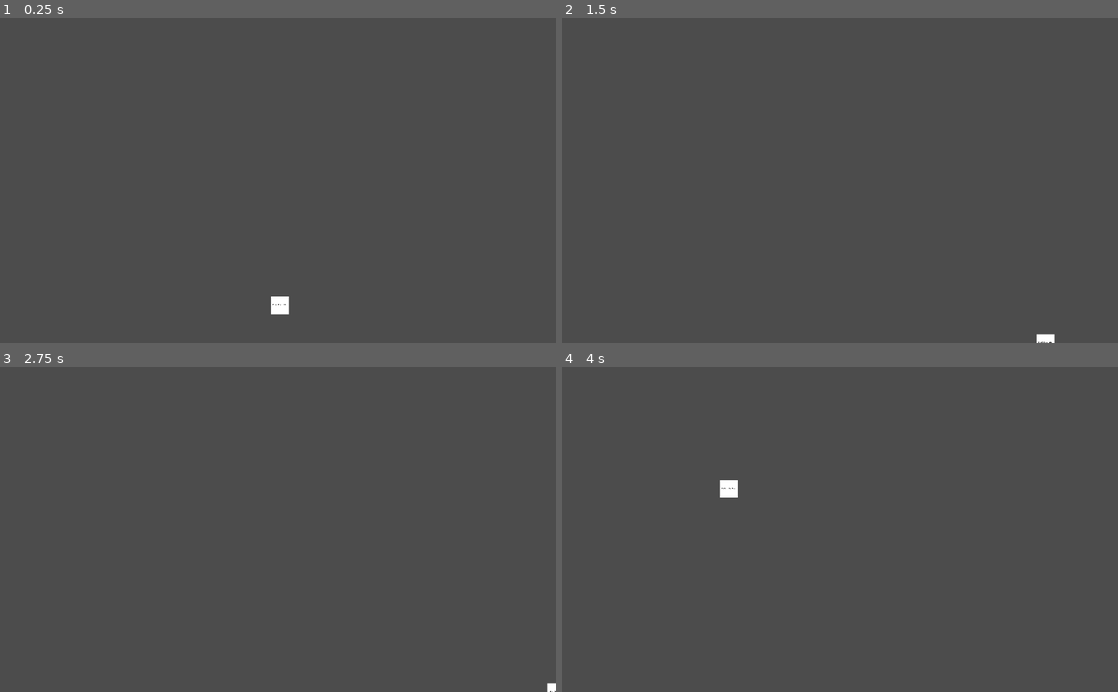
Above: before the commit, frames 1-4 (two rows, left to right).
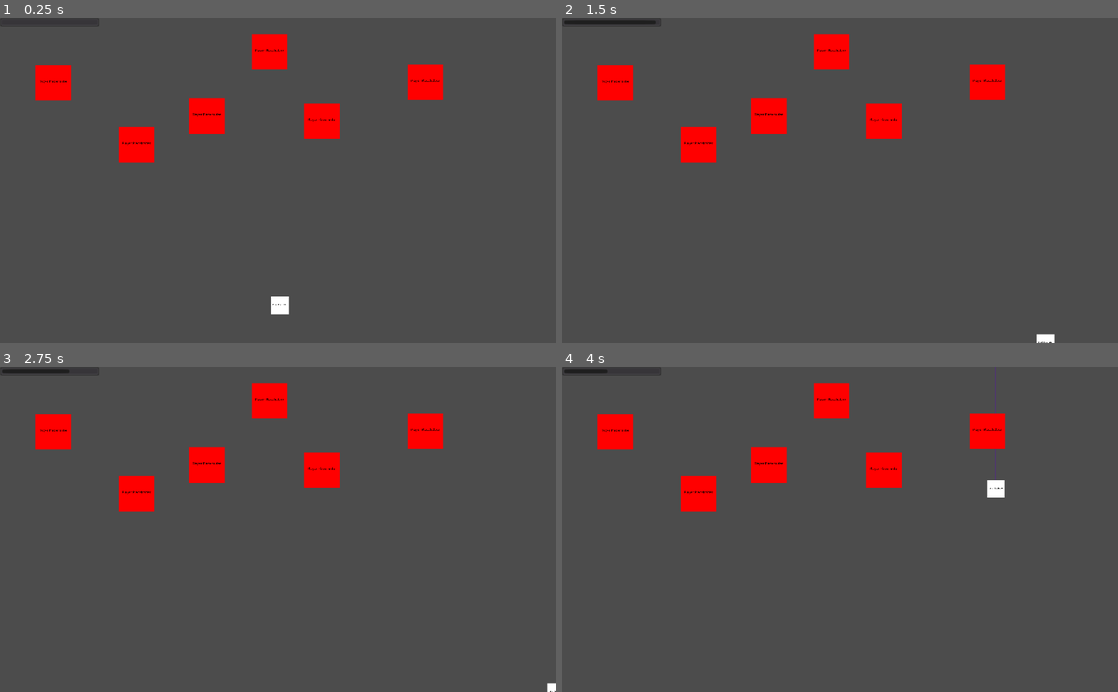
Above: after the commit, the same moments.

Repository: turtlewit/conner-space
Game: Godot game, scene res://scene.tscn
Same seed, same stepped clock (60 frames per second), same inputs: the game is played once before the commit and once after it.
Inputs:
- Up to frame 1 (0.25 s): no input
- Up to frame 2 (1.5 s): tap Enter at 0.5 s; hold D (MoveRight) 0.53-1.28 s; hold Space (Fire) 0.53-1.28 s; hold S (MoveDown) from 1.28 s (still down); tap Shift (Ability_Dodge) at 1.35 s
- Up to frame 3 (2.75 s): tap Space (Fire) at 1.55, 2 s; release S (MoveDown) at 2.03 s; hold D (MoveRight) from 2.03 s (still down); hold Space (Fire) from 2.03 s (still down)
- Up to frame 4 (4 s): tap Enter at 2.75 s; release D (MoveRight) at 2.78 s; release Space (Fire) at 2.78 s; hold W (MoveUp) 2.78-3.53 s; tap Space (Fire) at 2.85 s; hold A (MoveLeft) from 3.53 s (still down); hold Space (Fire) from 3.53 s (still down); tap Shift (Ability_Dodge) at 3.6 s

The runs differ from the first frame. In frame 1, 4.3% of the frame differs, in the area x 0-80%, y 0-45%; in frame 2, 4.6%; in frame 3, 4.5%; in frame 4, 4.8%.

Commit message:
Enemies and laser

Diff:
--- /dev/null
+++ b/Enemy.gd
@@ -0,0 +1,26 @@
+extends Area2D
+
+# class member variables go here, for example:
+# var a = 2
+# var b = "textvar"
+
+export var health = 0.0
+export var speed = 0
+
+func _ready():
+	# Called every time the node is added to the scene.
+	# Initialization here
+	pass
+
+#func _process(delta):
+#	# Called every frame. Delta is time since last frame.
+#	# Update game logic here.
+#	pass
+
+func on_hit(damage):
+	health -= damage
+	if health <=0:
+		die()
+
+func die():
+	queue_free()
--- a/Player.gd
+++ b/Player.gd
@@ -15,13 +15,20 @@
 export var dodge_length = 0
 
 var ability_dodge_cooldown = 0
+export var ability_dodge_cooldown_time = 0
+var ability_dodge_cooldown_bar
 
+var draw_schut_line = false
+export var draw_schut_line_time = .1
+var draw_schut_line_time_current = 0
 
 func _ready():
 	# Called every time the node is added to the scene.
 	# Initialization here
 	screen_width = get_viewport_rect().size.x
 	screen_height = get_viewport_rect().size.y
+
+	ability_dodge_cooldown_bar = get_node("/root/scene/CanvasLayer/AbilityDodgeBar")
 
 func _process(delta):
 	# Called every frame. Delta is time since last frame.
@@ -42,9 +49,9 @@
 	if Input.is_action_pressed("MoveDown"):
 		direction.up = -1.0
 
-	print(AbilityDodgeCheck())
 	if (direction.up != 0 or direction.right !=0) and AbilityDodgeCheck():
 		next_position += Vector2(direction.right, -direction.up) * dodge_length
+		ability_dodge_cooldown = ability_dodge_cooldown_time
 	else:
 		next_position += Vector2(direction.right, -direction.up) * speed * delta
 
@@ -63,6 +70,37 @@
 	else:
 		global_transform.origin.y = 0
 
+	if ability_dodge_cooldown >= 0:
+
+		ability_dodge_cooldown -= 1.0 * delta
+		ability_dodge_cooldown_bar.value = ability_dodge_cooldown / ability_dodge_cooldown_time * 100
+
+
+	if draw_schut_line:
+		update()
+	draw_schut_line = false
+	if Input.is_action_pressed("Fire"):
+		Shoot(delta)
+
+func _draw():
+	if draw_schut_line:
+		var from = Vector2(0, 0)
+		var to = Vector2(0, -screen_height)
+		draw_line(from, to, Color(randf(), randf(), randf()))
+
+func Shoot(delta):
+	var from = global_transform.origin
+	var to = Vector2(global_transform.origin.x, 0)
+	var space_state = get_world_2d().get_direct_space_state()
+
+	draw_schut_line = true
+	draw_schut_line_time_current = draw_schut_line_time
+
+	var result = space_state.intersect_ray(from, to, [self])
+	if not result.empty():
+		print(result.collider.name)
+		if "Enemy" in result.collider.name:
+			result.collider.on_hit(1 * delta)
 
 func AbilityDodgeCheck():
 	return Input.is_action_just_pressed("Ability_Dodge") and ability_dodge_cooldown <= 0
--- /dev/null
+++ b/Prefabs/Enemy.tscn
@@ -0,0 +1,30 @@
+[gd_scene load_steps=3 format=2]
+
+[ext_resource path="res://Art/p_player.png" type="Texture" id=1]
+
+[sub_resource type="RectangleShape2D" id=1]
+
+custom_solver_bias = 0.0
+extents = Vector2( 32, 32 )
+
+[node name="Enemy" type="Area2D"]
+
+input_pickable = true
+gravity_vec = Vector2( 0, 1 )
+gravity = 98.0
+linear_damp = 0.1
+angular_damp = 1.0
+audio_bus_override = false
+audio_bus_name = "Master"
+
+[node name="CollisionShape2D" type="CollisionShape2D" parent="." index="0"]
+
+shape = SubResource( 1 )
+_sections_unfolded = [ "Transform" ]
+
+[node name="Sprite" type="Sprite" parent="." index="1"]
+
+modulate = Color( 1, 0, 0, 1 )
+scale = Vector2( 0.064, 0.064 )
+texture = ExtResource( 1 )
+_sections_unfolded = [ "Material", "Transform", "Visibility" ]
--- a/scene.tscn
+++ b/scene.tscn
@@ -1,7 +1,9 @@
-[gd_scene load_steps=4 format=2]
+[gd_scene load_steps=6 format=2]
 
 [ext_resource path="res://Player.gd" type="Script" id=1]
 [ext_resource path="res://Art/p_player.png" type="Texture" id=2]
+[ext_resource path="res://Prefabs/Enemy.tscn" type="PackedScene" id=3]
+[ext_resource path="res://Enemy.gd" type="Script" id=4]
 
 [sub_resource type="RectangleShape2D" id=1]
 
@@ -48,6 +50,8 @@
 script = ExtResource( 1 )
 speed = 500
 dodge_length = 500
+ability_dodge_cooldown_time = 5
+draw_schut_line_time = 0.1
 
 [node name="CollisionShape2D" type="CollisionShape2D" parent="Camera2D/Area2D" index="0"]
 
@@ -59,3 +63,79 @@
 scale = Vector2( 0.032, 0.032 )
 texture = ExtResource( 2 )
 _sections_unfolded = [ "Transform" ]
+
+[node name="CanvasLayer" type="CanvasLayer" parent="." index="1"]
+
+layer = 1
+offset = Vector2( 0, 0 )
+rotation = 0.0
+scale = Vector2( 1, 1 )
+transform = Transform2D( 1, 0, 0, 1, 0, 0 )
+
+[node name="AbilityDodgeBar" type="ProgressBar" parent="CanvasLayer" index="0"]
+
+anchor_left = 0.0
+anchor_top = 0.0
+anchor_right = 0.0
+anchor_bottom = 0.0
+margin_right = 183.0
+margin_bottom = 16.0
+rect_pivot_offset = Vector2( 0, 0 )
+rect_clip_content = false
+mouse_filter = 0
+mouse_default_cursor_shape = 0
+size_flags_horizontal = 1
+size_flags_vertical = 0
+min_value = 0.0
+max_value = 100.0
+step = 1.0
+page = 0.0
+value = 100.0
+exp_edit = false
+rounded = false
+percent_visible = false
+_sections_unfolded = [ "Percent" ]
+
+[node name="enemies" type="Node2D" parent="." index="2"]
+
+[node name="Enemy" parent="enemies" index="0" instance=ExtResource( 3 )]
+
+position = Vector2( 97.9469, 119.713 )
+script = ExtResource( 4 )
+health = 0.25
+speed = 0
+
+[node name="Enemy2" parent="enemies" index="1" instance=ExtResource( 3 )]
+
+position = Vector2( 251.669, 233.984 )
+script = ExtResource( 4 )
+health = 0.25
+speed = 0
+
+[node name="Enemy3" parent="enemies" index="2" instance=ExtResource( 3 )]
+
+position = Vector2( 380.905, 180.93 )
+script = ExtResource( 4 )
+health = 0.25
+speed = 0
+
+[node name="Enemy4" parent="enemies" index="3" instance=ExtResource( 3 )]
+
+position = Vector2( 496.537, 62.5772 )
+script = ExtResource( 4 )
+health = 0.25
+speed = 0
+
+[node name="Enemy5" parent="enemies" index="4" instance=ExtResource( 3 )]
+
+position = Vector2( 593.123, 190.452 )
+script = ExtResource( 4 )
+health = 0.25
+speed = 0
+
+[node name="Enemy6" parent="enemies" index="5" instance=ExtResource( 3 )]
+
+position = Vector2( 783.576, 118.353 )
+script = ExtResource( 4 )
+health = 0.25
+speed = 0
